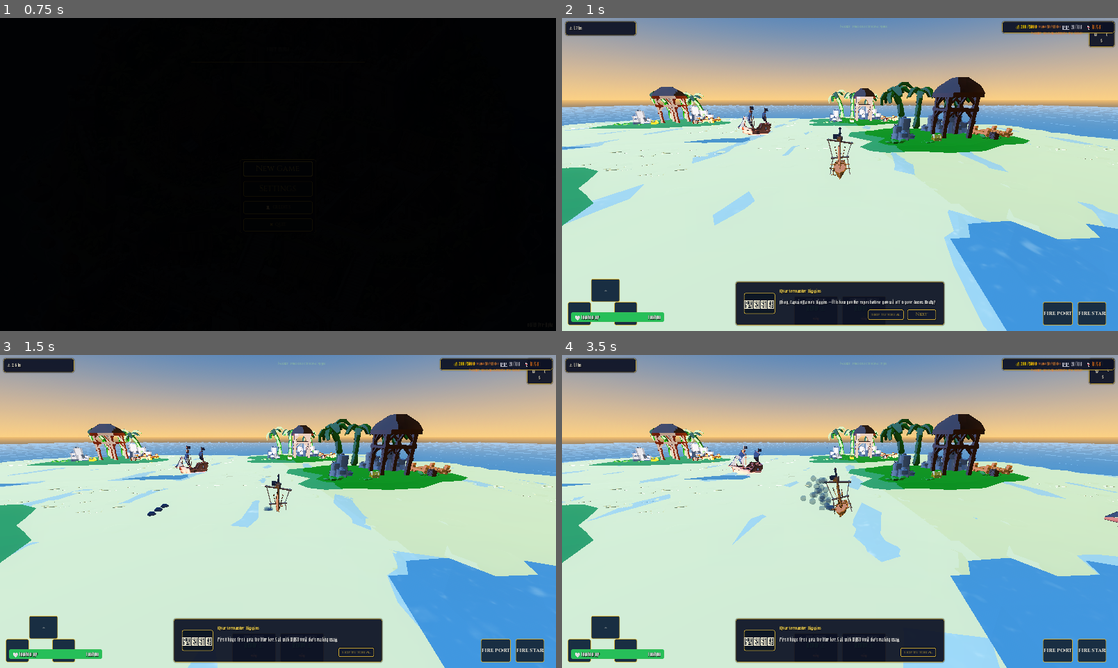
Above: before the commit, frames 1-4 (two rows, left to right).
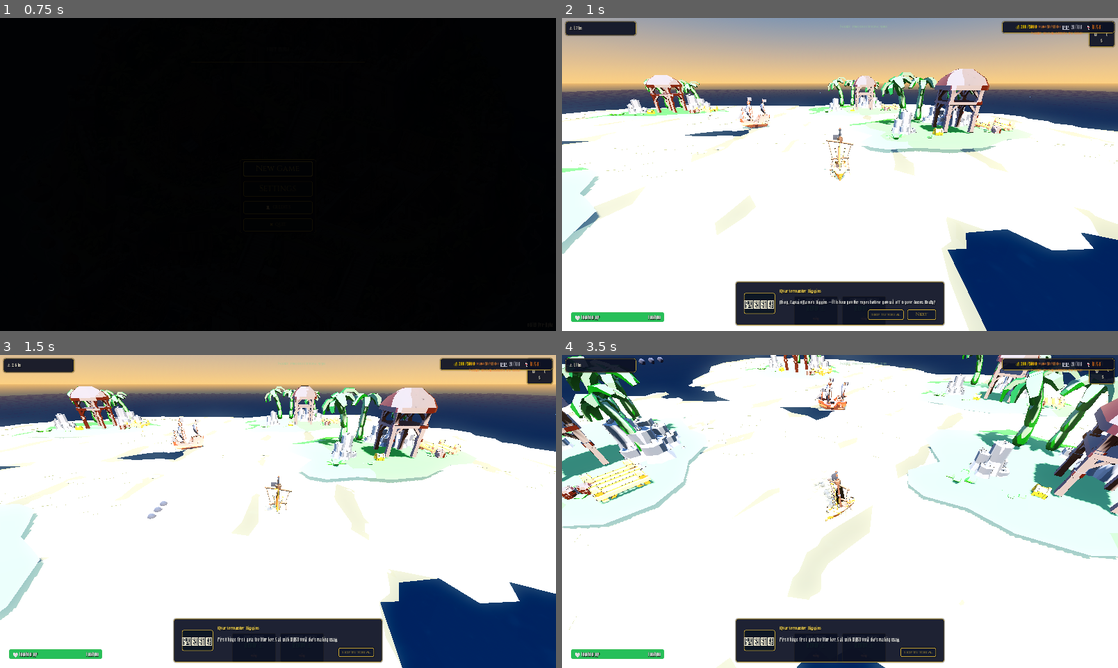
Above: after the commit, the same moments.

Repository: sakshamjain03/pirate_game
Game: Godot game, scene res://scenes/core/Boot.tscn
The game is run twice, just before and just after one commit, with the same random seed, the same clock (stepped at 60 frames per second) and the same inputs.
Inputs (mouse positions are in pixels of both pictures, inside the frame that each line leads up to):
- Up to frame 1 (0.75 s): click "New Game" at 0.5 s
- Up to frame 2 (1 s): no input
- Up to frame 3 (1.5 s): click "Next" at 1.25 s
- Up to frame 4 (3.5 s): tap Enter at 2 s; move the mouse to (962, 495) at 2.02 s; hold D (ship_right) 2.03-2.75 s; hold Q (camera_rotate_left) 2.03-2.75 s; click (962, 495) at 2.17 s; drag from (728, 527) to (812, 574) at 2.77 s

Frame 1 is identical in both runs. In frame 2, 91% of the frame differs, in the area x 0-100%, y 0-100%; in frame 3, 92%; in frame 4, 92%.

Commit message:
fix: correct sun direction, cannon fire direction, and camera framing
Five defects were making the game read as broken rather than unfinished:

- EnvironmentController: the day/night angle formula had an inverted sign,
  so the sun pointed up through the ocean instead of down from the sky at
  every daylight hour. Also switched from writing rotation.x directly (which
  round-trips through a gimbal-locked Euler decomposition right at the
  noon/midnight poles) to composing an explicit basis from a captured yaw
  and the live elevation.
- toon.gdshader: restored the warm/cool ambient fill term for the shadow
  side that had been deleted — with the sun bug above, ambient was the only
  light hitting most surfaces, so removing it left shadow faces black.
- ShipCombat: all 12 cannon markers across the 3 ship scenes are authored
  with their basis pointed inward, so every broadside fired into the
  firing ship's own hull. Launch direction is now derived from the ship
  body's own basis.x instead of the marker's rotation.
- CameraRig: EYE_HEIGHT=20 with no look_at put the ship ~75% down the
  frame with no way to fix it by zooming. Restored ship-height framing
  with a steeper pitch instead.
- MobileControls: actually hide the on-screen touch buttons on desktop
  instead of leaving them overlapping the HUD "for testing".

Co-Authored-By: Claude Opus 5 <noreply@anthropic.com>

Diff:
--- a/resources/shaders/toon.gdshader
+++ b/resources/shaders/toon.gdshader
@@ -1,5 +1,8 @@
 shader_type spatial;
-render_mode diffuse_toon, specular_toon, cull_back;
+// diffuse_toon/specular_toon only affect the built-in lighting model, but
+// this shader supplies its own light() function below, which overrides both
+// — so only cull_back has any effect here.
+render_mode cull_back;
 
 uniform vec4 albedo : source_color = vec4(1.0);
 uniform sampler2D texture_albedo : source_color, filter_nearest, repeat_disable;
@@ -14,20 +17,25 @@
 }
 
 void light() {
-	// Crisp 2-band toon shading — hard shadow boundary
+	// Crisp 2-band toon shading — hard shadow boundary.
 	float NdotL = dot(NORMAL, LIGHT);
 	float diff   = smoothstep(0.0, 0.02, NdotL);  // near-binary shadow edge
 
-	// Half-tone warm/cool ambient shift in shadow
-	vec3 warm_color = vec3(1.0, 0.95, 0.8);
-	vec3 cool_color = vec3(0.5, 0.6, 0.8);
-	vec3 diffuse    = LIGHT_COLOR * ALBEDO * diff * ATTENUATION;
-	vec3 ambient    = mix(cool_color, warm_color, diff) * ALBEDO * (1.0 - diff) * 0.15;
+	vec3 diffuse = LIGHT_COLOR * ALBEDO * diff * ATTENUATION;
+
+	// Warm/cool ambient fill for the shadow side. WorldEnvironment ambient
+	// light contributes too, but on its own it reads flat across a hard
+	// toon shadow edge — this term adds a subtle color-graded fill (cool
+	// into shadow, warm near the terminator) so shadowed faces read as
+	// shaded rather than going to flat black or losing all definition.
+	vec3 cool_color = vec3(0.55, 0.65, 0.85);
+	vec3 warm_color = vec3(1.0, 0.85, 0.65);
+	vec3 ambient = mix(cool_color, warm_color, diff) * ALBEDO * (1.0 - diff) * 0.15;
 
 	// Rim light — bright edge glow (sells the cartoon look)
 	float rim     = 1.0 - clamp(dot(VIEW, NORMAL), 0.0, 1.0);
 	rim           = pow(rim, 3.5);
-	vec3 rim_col  = LIGHT_COLOR * rim * 0.25 * diff * ATTENUATION;
+	vec3 rim_col  = LIGHT_COLOR * rim * 0.15 * diff * ATTENUATION;
 
 	// Hard specular highlight
 	vec3 half_vec = normalize(VIEW + LIGHT);
--- a/scripts/ui/MobileControls.gd
+++ b/scripts/ui/MobileControls.gd
@@ -10,14 +10,17 @@
 @onready var btn_fire_star = %BtnFireStar
 
 func _ready() -> void:
-	# Hide on desktop platforms if desired, but for now we'll show it or let it be toggled
+	# These are on-screen touch buttons — on desktop they just sit on top of
+	# the HUD (overlapping HealthBarContainer) and are unthemed, since this
+	# is a CanvasLayer and WorldHUD._apply_theme() only themes Control
+	# children.
 	if OS.has_feature("pc"):
-		# Could hide here, but let's keep it visible for testing
-		pass
+		visible = false
+		return
 
-	_setup_button(btn_forward, "sail_forward")
-	_setup_button(btn_left, "steer_left")
-	_setup_button(btn_right, "steer_right")
+	_setup_button(btn_forward, "ship_forward")
+	_setup_button(btn_left, "ship_left")
+	_setup_button(btn_right, "ship_right")
 	_setup_button(btn_fire_port, "fire_port")
 	_setup_button(btn_fire_star, "fire_starboard")
 
--- a/scripts/world/CameraRig.gd
+++ b/scripts/world/CameraRig.gd
@@ -19,11 +19,24 @@
 var current_mode: CameraMode = CameraMode.FOLLOW
 var target_zoom: float = 35.0
 var target_pitch: float = -48.0
+
+# The rig previously rode 20 units above the ship with no look_at to
+# compensate, which put the ship ~75% down the frame at default zoom (worse
+# zoomed in, since the offset is constant while zoom isn't). Following at
+# ship height with a steeper pitch (-48 deg) frames the ship centrally
+# without needing a compensating look_at.
+const EYE_HEIGHT := 0.0
 var target_yaw: float = 0.0
 
 func _ready() -> void:
 	if not settings:
 		settings = CameraSettings.new()
+	if not is_instance_valid(target):
+		# Scenes can't wire a Node3D-typed export to a sibling via a plain
+		# NodePath in .tscn (it stays an unresolved NodePath, never a real
+		# node) — fall back to the player ship so the rig isn't just frozen
+		# at its scene-default transform forever.
+		target = get_tree().get_first_node_in_group("player_ship")
 	target_zoom = settings.default_distance
 	if spring_arm:
 		spring_arm.spring_length = target_zoom
@@ -34,9 +47,12 @@
 
 	# Smoothly follow target position
 	var t = 1.0 - exp(-settings.damping * delta * 10.0)
-	global_position = global_position.lerp(target.global_position, t)
+	global_position = global_position.lerp(target.global_position + Vector3.UP * EYE_HEIGHT, t)
 
 	# Handle rotation based on mode
+	# ORBIT and LOOK are deferred — tracked for a future milestone. set_mode() still
+	# accepts them (so callers don't break), but they currently run identical FOLLOW
+	# behavior below rather than distinct logic.
 	if current_mode == CameraMode.FOLLOW:
 		# In follow mode, optionally align yaw with ship over time, or just let player control it
 		pass
--- a/scripts/world/EnvironmentController.gd
+++ b/scripts/world/EnvironmentController.gd
@@ -14,10 +14,21 @@
 @onready var directional_light: DirectionalLight3D = $DirectionalLight3D
 @onready var world_environment: WorldEnvironment = $WorldEnvironment
 
+# Authored compass heading of the sun (captured from the scene once, in
+# radians) so the day/night cycle only ever drives elevation. Writing
+# rotation.x directly on the light every frame round-trips through Euler
+# decomposition, which is gimbal-locked right at the noon/midnight poles
+# (elevation == +-90 deg) — the authored yaw could drift or flip there.
+# Composing an explicit basis from a fixed yaw + the live elevation avoids
+# that entirely.
+var _sun_yaw: float = 0.0
+
 func _ready() -> void:
 	if not settings:
 		push_warning("EnvironmentController: No EnvironmentSettings resource — using defaults.")
 		settings = EnvironmentSettings.new()
+	if directional_light:
+		_sun_yaw = directional_light.rotation.y
 	_update_lighting()
 
 func _process(delta: float) -> void:
@@ -33,8 +44,17 @@
 		return
 
 	# 0.0 = midnight, 0.25 = sunrise, 0.5 = noon, 0.75 = sunset
-	var angle = current_time * PI * 2.0 - PI / 2.0
-	directional_light.rotation.x = angle
+	# Wrapped to [-PI, PI]: current_time wraps from ~1.0 back to ~0.0 every day
+	# cycle, and an unwrapped angle would jump by a full 2*PI at that instant
+	# even though the light's actual orientation is unchanged.
+	#
+	# `angle` is the sun's elevation, expressed as the light's pitch about
+	# its local X axis: 0 = horizon, -PI/2 = straight overhead (noon),
+	# +PI/2 = straight below the ground (midnight). At current_time = 0.5
+	# this evaluates to -PI/2, so the sun is directly overhead at noon and
+	# below the horizon at 0.0/1.0, as the segment comments below assume.
+	var angle = wrapf(PI / 2.0 - current_time * PI * 2.0, -PI, PI)
+	directional_light.transform.basis = Basis(Vector3.UP, _sun_yaw) * Basis(Vector3.RIGHT, angle)
 
 	var seg: int
 	var t: float
--- a/scripts/world/ShipCombat.gd
+++ b/scripts/world/ShipCombat.gd
@@ -94,7 +94,7 @@
 	var fired_any = false
 
 	for marker in markers:
-		_spawn_cannonball(marker)
+		_spawn_cannonball(marker, side)
 		fired_any = true
 
 	if fired_any:
@@ -103,7 +103,7 @@
 
 	return fired_any
 
-func _spawn_cannonball(marker: Node3D) -> void:
+func _spawn_cannonball(marker: Node3D, side: String) -> void:
 	if not cannonball_scene:
 		return
 
@@ -125,10 +125,20 @@
 		ball.damage = ship_stats.cannon_damage * dmg_mod
 		ball.source_ship = parent
 
-	# Calculate velocity based on marker's forward direction (usually -Z)
-	var forward = -marker.global_transform.basis.z.normalized()
+	# Launch direction comes from the ship hull's own basis, not the marker's
+	# rotation. PortMarker*/StarboardMarker* in the ship scenes are authored
+	# with their basis pointed inward (a scene bug — the marker's own -Z
+	# fires into the hull it's mounted on), so deriving direction from
+	# marker.basis would send cannonballs into the firing ship itself.
+	# +X is starboard, -X is port (Godot's right-handed convention).
+	var parent = get_parent()
+	var forward = Vector3.RIGHT
+	if parent is Node3D:
+		forward = parent.global_transform.basis.x.normalized()
+	if side == "port":
+		forward = -forward
+
 	# Also inherit ship's velocity if possible
-	var parent = get_parent()
 	var base_vel = Vector3.ZERO
 	if parent is RigidBody3D:
 		base_vel = parent.linear_velocity
